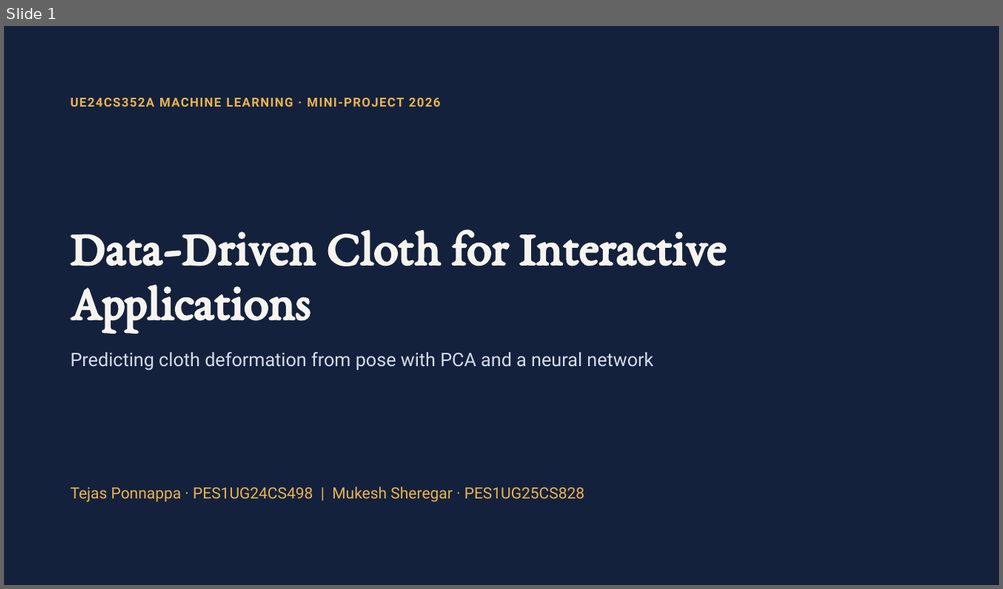
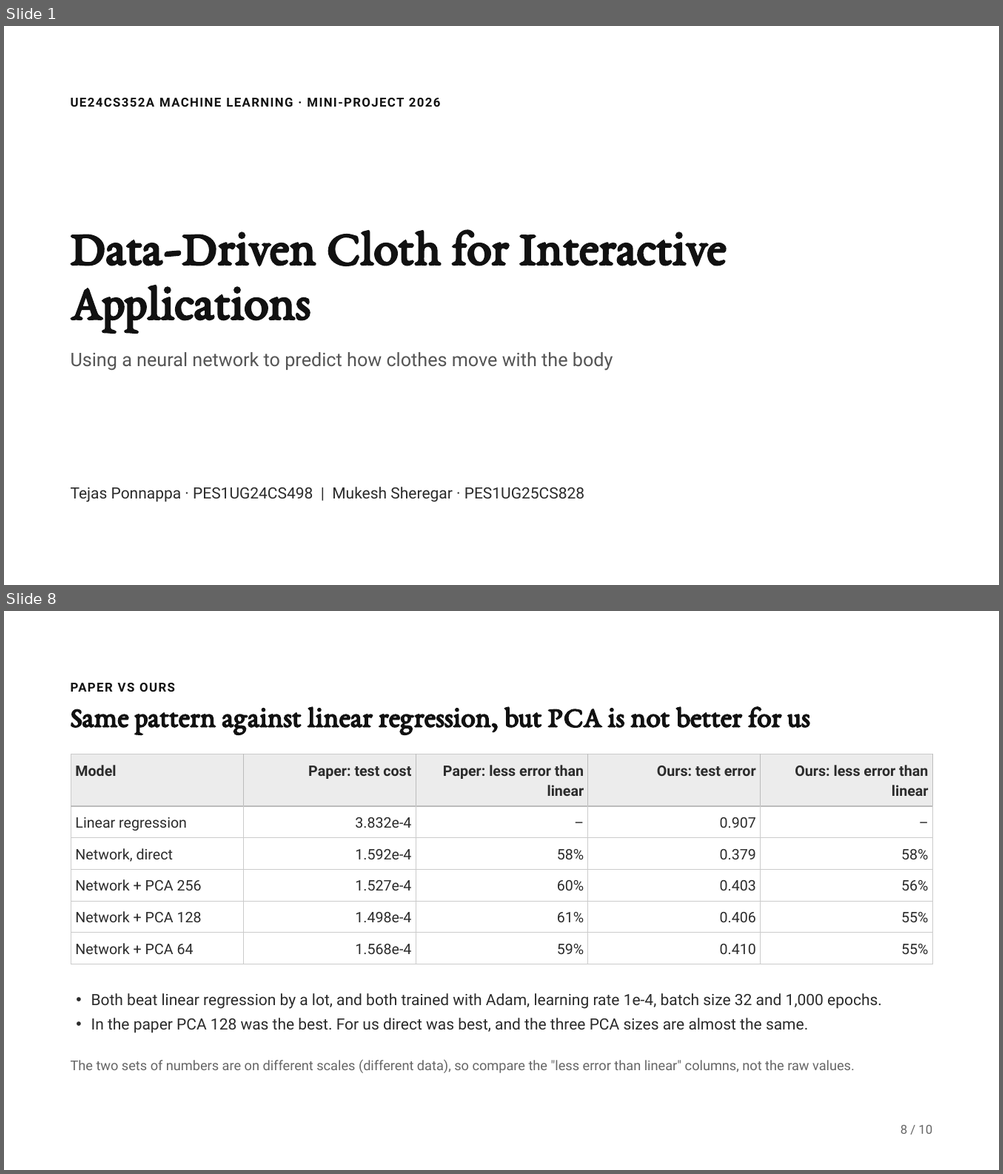
Before and after one commit to TejasPonnappa/data-driven-cloth-ml, a slide deck: docs/Data-Driven Cloth ML Mini-Project.pptx. Shown one above the other, each under a label of ours: slide 1 before the commit, slides 1 and 8 after it; the slides between them are not shown. The pictures are 1003x589 and 1003x1174 pixels, drawn with LibreOffice and Linux fonts; fonts in the diff are those of the drawing. Boxes give left, top, right and bottom in pixels: in the first picture for what was removed or moved away, otherwise in the second. Text is boxed around its words. In the diff, an @@ line names an element or a change of style, - is before the commit and + after.

```diff
--- a/docs/Data-Driven Cloth ML Mini-Project.pptx
+++ b/docs/Data-Driven Cloth ML Mini-Project.pptx
@@ slide 8 added at (4, 611, 999, 1170), background #FFFFFF @@
@@ text added at (71, 683, 175, 692), 12 pt, text #111111, bold @@
+PAPER VS OURS
@@ title added at (71, 706, 809, 735), 28 pt, text #111111, bold @@
+Same pattern against linear regression, but PCA is not better for us
@@ table added at (71, 755, 933, 964), 6 rows, 5 columns @@
+Model | Paper: test cost | Paper: less error than linear | Ours: test error | Ours: less error than linear
+Linear regression | 3.832e-4 | – | 0.907 | –
+Network, direct | 1.592e-4 | 58% | 0.379 | 58%
+Network + PCA 256 | 1.527e-4 | 60% | 0.403 | 56%
+Network + PCA 128 | 1.498e-4 | 61% | 0.406 | 55%
+Network + PCA 64 | 1.568e-4 | 59% | 0.410 | 55%
@@ text added at (91, 994, 882, 1034), 15 pt, text #2B2B2B @@
+• Both beat linear regression by a lot, and both trained with Adam, learning rate 1e-4, batch size 32 and 1,000 epochs.
+• In the paper PCA 128 was the best. For us direct was best, and the three PCA sizes are almost the same.
@@ text added at (71, 1059, 854, 1073), 13 pt, text #666666 @@
+The two sets of numbers are on different scales (different data), so compare the "less error than linear" columns, not the raw values.
@@ text added at (900, 1125, 932, 1134), 12 pt, text #666666 @@
+8 / 10
@@ slide 1 changed as well @@
@@ background #14213D to #FFFFFF @@
@@ text "UE24CS352A MACHINE LEARNING · MINI-PROJECT ..." at (71, 98, 441, 107): text colour #E9B44C to #111111 @@
@@ title "Data-Driven Cloth for Interactive Applications" at (71, 230, 726, 332): text colour #F6F4EE to #111111 @@
@@ text at (71, 352, 613, 371): text changed; text colour #D5DCE8 to #555555 @@
-Predicting cloth deformation from pose with PCA and a neural network
+Using a neural network to predict how clothes move with the body
@@ text "Tejas Ponnappa · PES1UG24CS498 | ..." at (71, 487, 584, 503): text colour #E9B44C to #2B2B2B @@
```
Also in this commit, not shown: 1 other slide changed, 7 other slides added, 11 slides removed.
